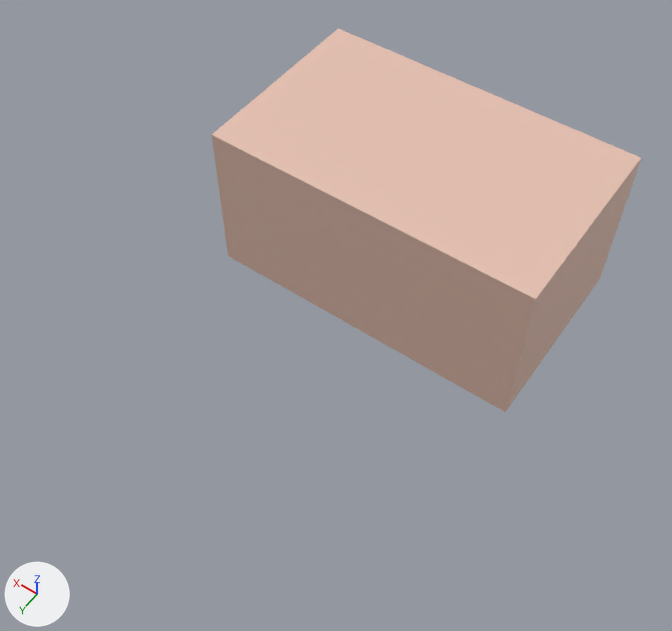
A saved change to the FBX model Assets/Assets/Walls/Walls/Building_06_Door.fbx.
The view is the same before and after, from a 50 mm camera at (-2.54, 12.03, 13.18) aimed at (3.03, 4.23, 0.93). Every picture has the same lights, and +X, +Y and +Z are marked at lower left. Where no turn or scale is listed for an object, it has been applied to the vertices.

In view in the first picture: 'Building_06_Door'.
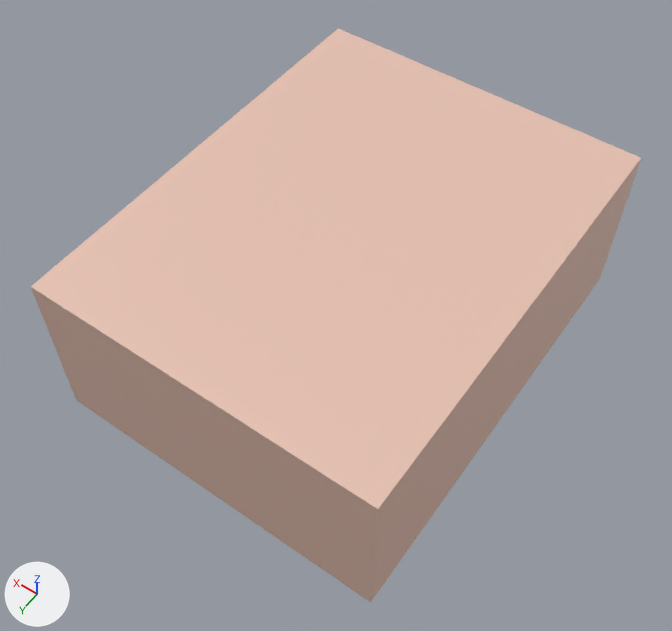
What the commit changed:
me_scene_008 has 914 vertices, 798 faces and spans x 0.0..6.0, y -0.67..3.6, z -0.1..2.9.
me_scene_008 is used by ob_building_06_door; location (0.0, 0.0, 0.0).
Before the commit, vertices of me_scene_008: 907 (0.0, 3.6, -0.1) at pixel (505, 412), 908 (3.74, 3.6, -0.1) at pixel (324, 310), 909 (5.11, 3.6, -0.1) at pixel (264, 276), 910 (6.0, 3.6, -0.1) at pixel (228, 256), 911 (0.0, 3.6, 2.9) at pixel (535, 299).
Before the commit, vertices of me_scene_008: 912 (6.0, 3.6, 2.9) at pixel (211, 134), 913 (3.03, 3.6, 2.9) at pixel (359, 209).
Part 1, on me_scene_008:
Vertices 907 to 913 of me_scene_008 move by (0.0, 4.0, 0.0).

Boxes (x1, y1, x2, y2) around the edits, measured in the pictures (672 x 631 px):
'Building_06_Door', reshaped (42% wider, 49% taller)
    before: (212, 28, 641, 412)
    after: (31, 28, 641, 602)
